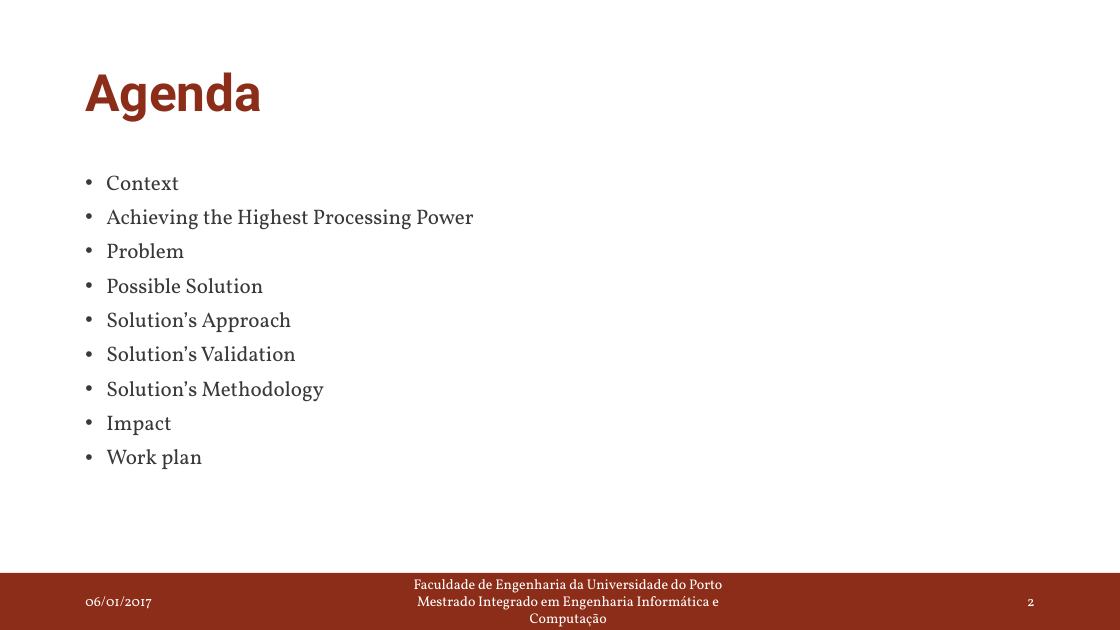
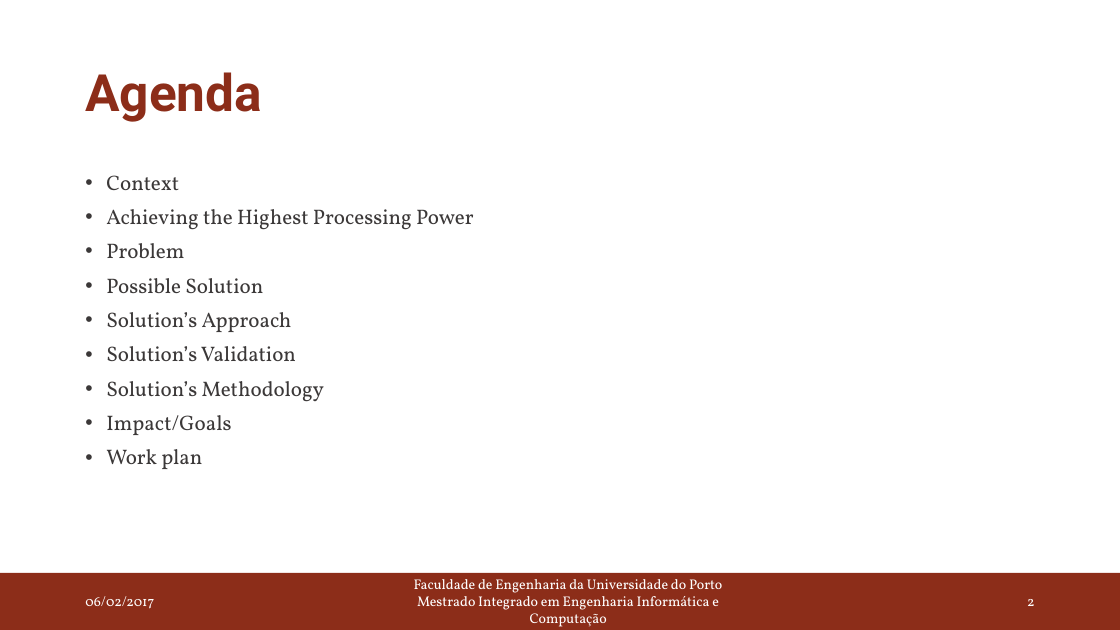
Before and after one commit to joaoBordalo/FEUP-Dissertation, a slide deck: slide 2 of deliverables/PDIS/second delivery/Autotuning Parallel Application in Heterogeneous Systems.pptx. Drawn at 1120x630 pixels with LibreOffice and Linux fonts; fonts in the diff are those of the drawing. Boxes give left, top, right and bottom in pixels: in the first picture for what was removed or moved away, otherwise in the second. Text is boxed around its words. In the diff, an @@ line names an element or a change of style, - is before the commit and + after.

```diff
--- a/deliverables/PDIS/second delivery/Autotuning Parallel Application in Heterogeneous Systems.pptx
+++ b/deliverables/PDIS/second delivery/Autotuning Parallel Application in Heterogeneous Systems.pptx
@@ text at (106, 415, 231, 435): text changed @@
-• Impact
+• Impact/Goals
@@ text at (85, 596, 154, 609): text changed @@
-06/01/2017
+06/02/2017
```
Also in this commit, not shown: 16 other slides changed, 1 slide removed, 36 other files.
